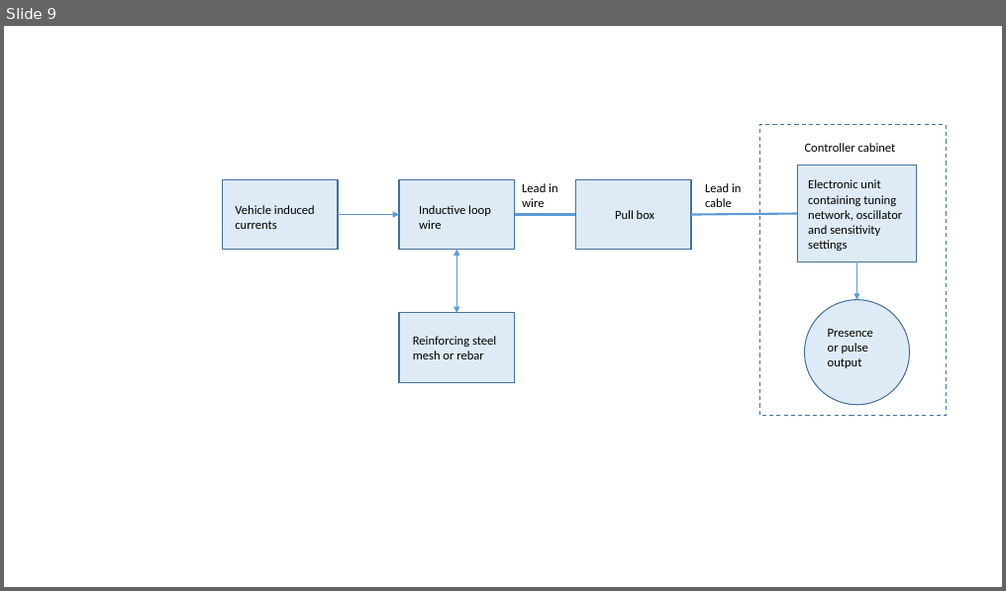
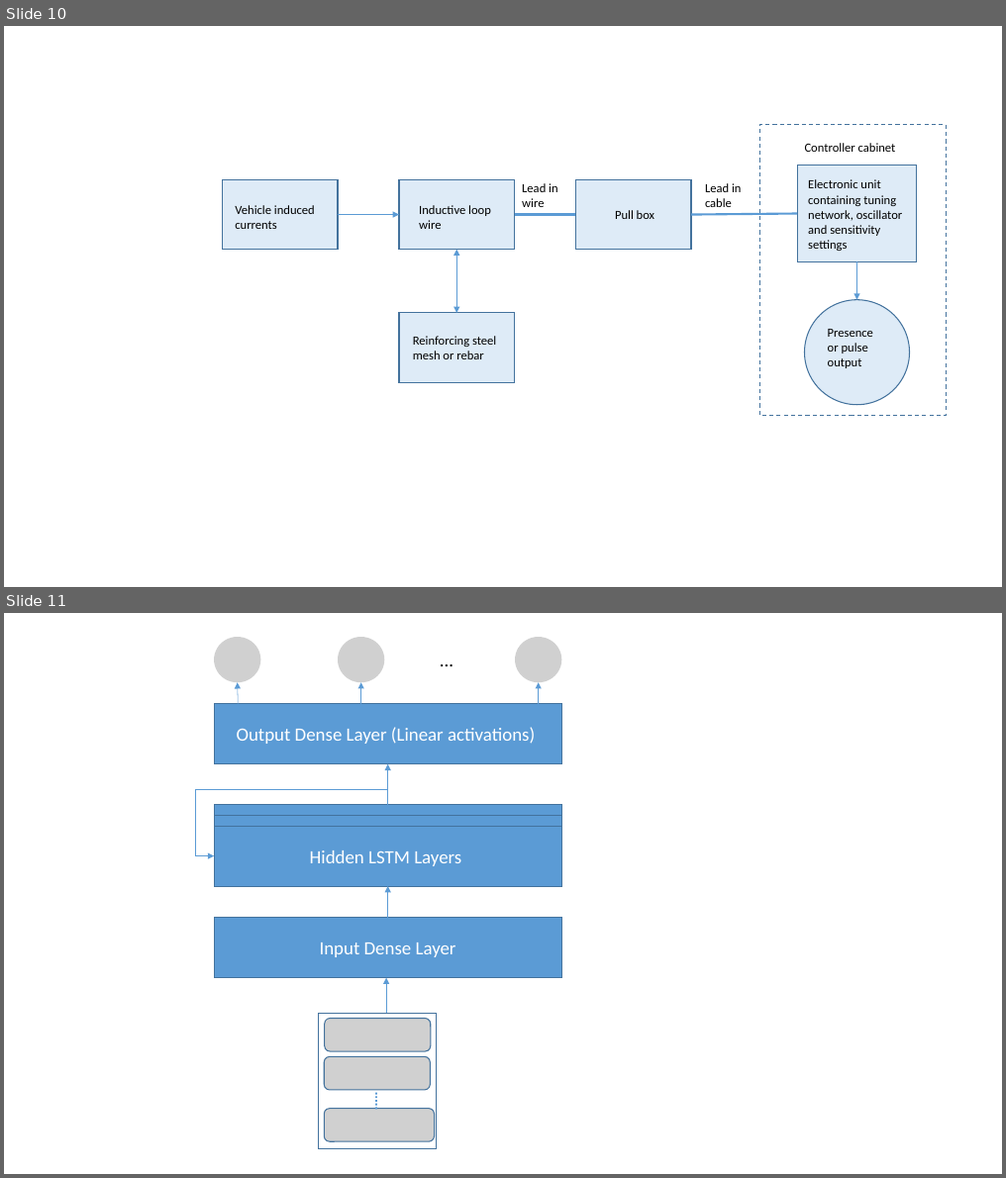
Before and after one commit to adnapibar/ms-research-thesis, a slide deck: latex-thesis/figures.pptx. Shown one above the other, each under a label of ours: slide 9 before the commit, slides 10 and 11 after it. The pictures are 1006x591 and 1006x1178 pixels, drawn with LibreOffice and Linux fonts; fonts in the diff are those of the drawing; grey boxes stand for pictures. Boxes give left, top, right and bottom in pixels: in the first picture for what was removed or moved away, otherwise in the second. Text is boxed around its words. In the diff, an @@ line names an element or a change of style, - is before the commit and + after.

```diff
--- a/latex-thesis/figures.pptx
+++ b/latex-thesis/figures.pptx
@@ slide 11 added at [4, 613, 1002, 1174], background #FFFFFF @@
@@ picture added at [214, 637, 260, 682] @@
@@ picture added at [338, 637, 384, 682] @@
@@ picture added at [515, 637, 561, 682] @@
@@ text added at [433, 645, 461, 674], 18 pt, text #000000 @@
+...
@@ arrow added from (238, 704) to (238, 682), #5B9BD5 0.5 pt @@
@@ arrow added from (361, 704) to (361, 682), #5B9BD5 0.5 pt @@
@@ arrow added from (539, 704) to (539, 682), #5B9BD5 0.5 pt @@
@@ rectangle added at [214, 704, 562, 765], fill #5B9BD5, outline #43739E 1 pt, 18 pt, text #FFFFFF @@
+Output Dense Layer (Linear activations)
@@ elbow arrow added from (388, 789) to (214, 857), #5B9BD5 0.5 pt @@
@@ arrow added from (388, 805) to (388, 764), #5B9BD5 0.5 pt @@
@@ rectangle added at [214, 805, 562, 865], fill #5B9BD5, outline #43739E 1 pt @@
@@ rectangle added at [214, 815, 562, 875], fill #5B9BD5, outline #43739E 1 pt @@
@@ rectangle added at [214, 827, 562, 887], fill #5B9BD5, outline #43739E 1 pt, 18 pt, text #FFFFFF @@
+Hidden LSTM Layers
@@ arrow added from (388, 918) to (388, 886), #5B9BD5 0.5 pt @@
@@ rectangle added at [214, 918, 562, 978], fill #5B9BD5, outline #43739E 1 pt, 18 pt, text #FFFFFF @@
+Input Dense Layer
@@ arrow added from (386, 1014) to (386, 978), #5B9BD5 0.5 pt @@
@@ rectangle added at [318, 1014, 436, 1150], outline #43739E 1 pt @@
@@ picture added at [325, 1019, 431, 1052] @@
@@ picture added at [325, 1057, 431, 1090] @@
@@ picture added at [325, 1109, 435, 1142] @@
@@ line added from (376, 1093) to (376, 1109), #5B9BD5 1.75 pt dashed @@
@@ what was slide 9 is now slide 10 @@
```
Also in this commit, not shown: 2 slides changed, 1 other slide added, 23 other files.
